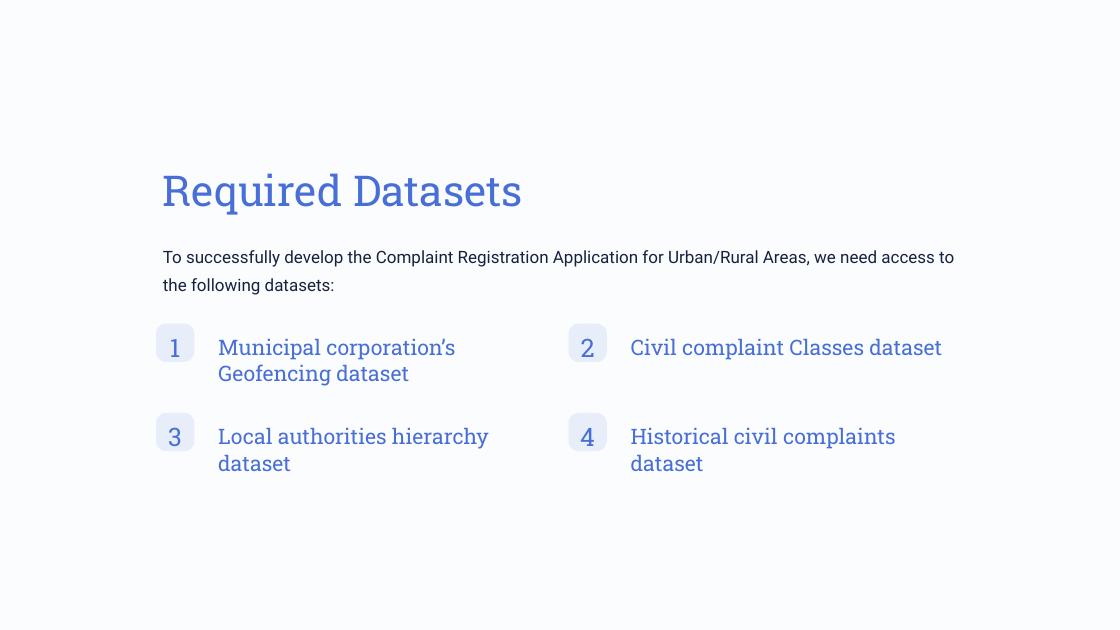
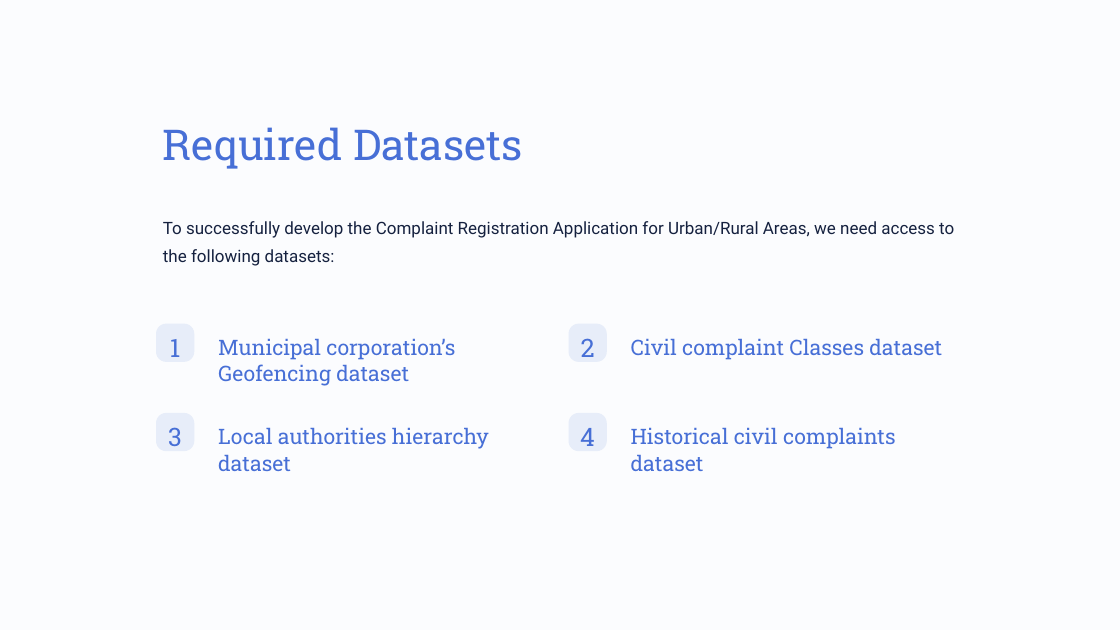
Before and after one commit to Roxhitttt/NMC-Final-Year-Project, a slide deck: slide 6 of NMC final yr project/Complaint-Registration-Application-for-UrbanRural-Areas.pptx (slide 5 before the commit). Drawn at 1120x630 pixels with LibreOffice and Linux fonts; fonts in the diff are those of the drawing. Boxes give left, top, right and bottom in pixels: in the first picture for what was removed or moved away, otherwise in the second. Text is boxed around its words. In the diff, an @@ line names an element or a change of style, - is before the commit and + after.

```diff
--- a/NMC final yr project/Complaint-Registration-Application-for-UrbanRural-Areas.pptx
+++ b/NMC final yr project/Complaint-Registration-Application-for-UrbanRural-Areas.pptx
@@ text "Required Datasets": place and size @@
-text "Required Datasets" at [163, 173, 523, 215]
+text "Required Datasets" at [163, 127, 523, 169]
@@ text "To successfully develop the Complaint ...": place and size @@
-text "To successfully develop the Complaint ..." at [163, 250, 954, 295]
+text "To successfully develop the Complaint ..." at [163, 221, 954, 266]
```
Also in this commit, not shown: 4 other slides changed, 1 slide added, 8 other files.
